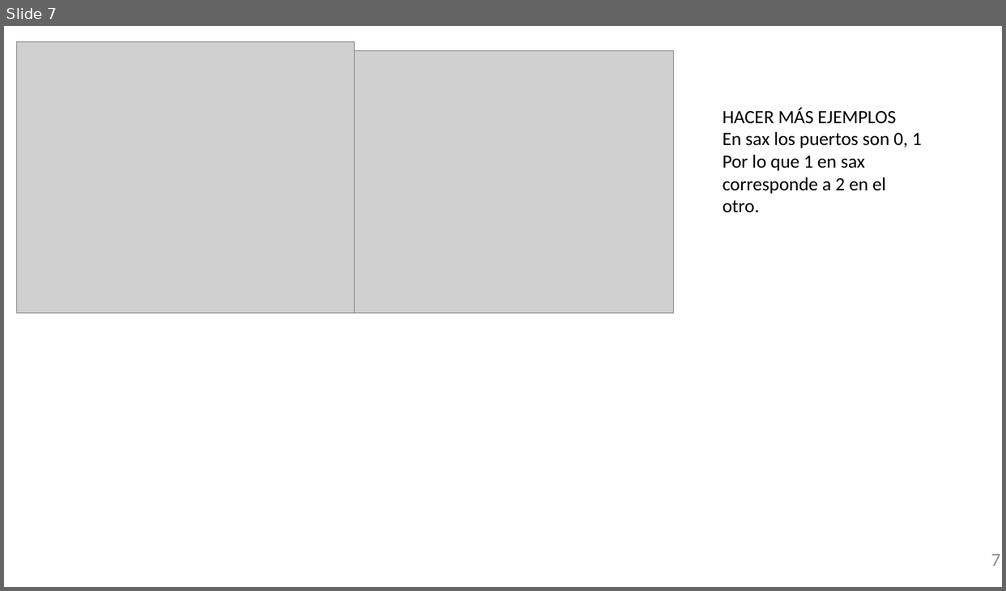
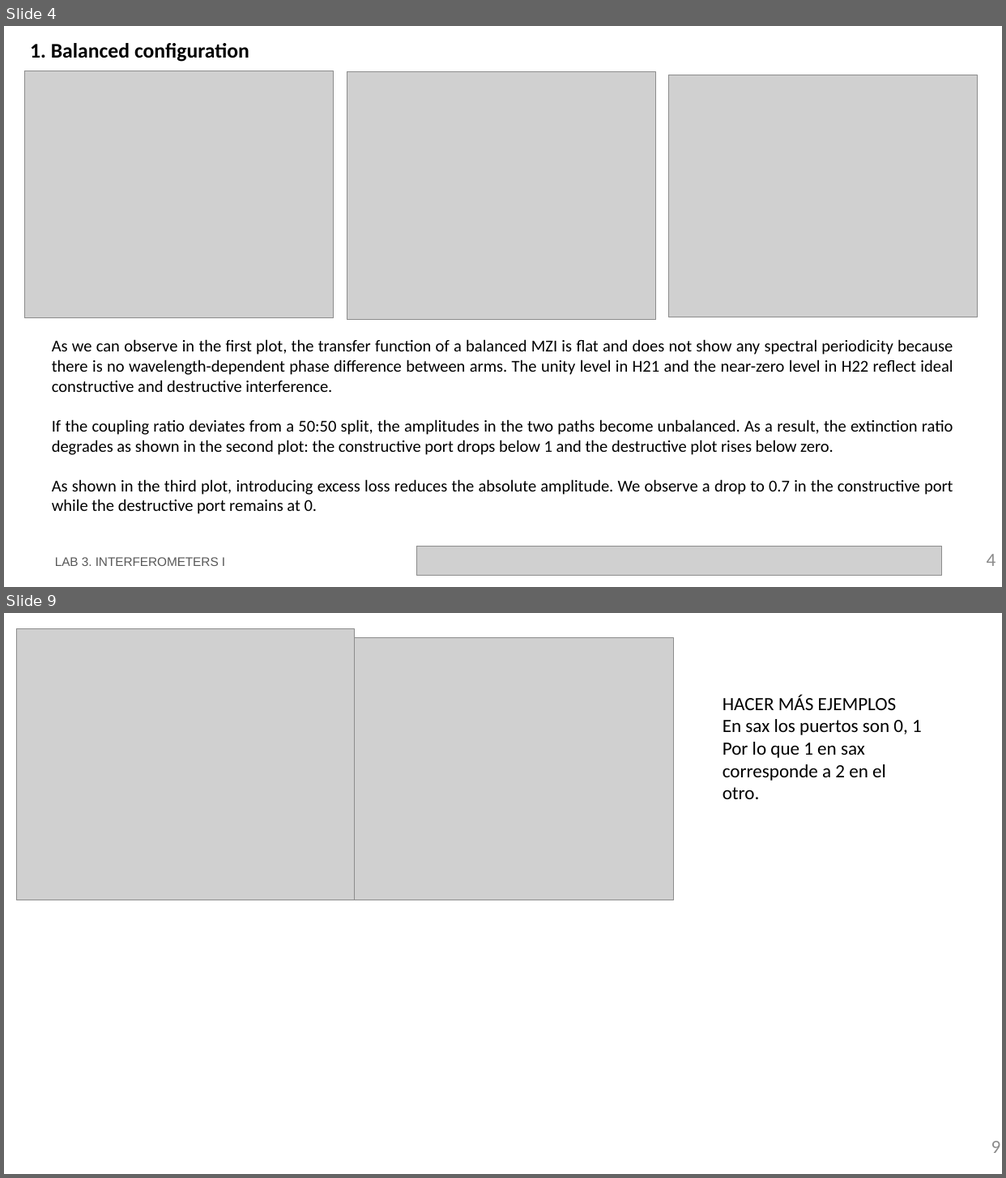
Before and after one commit to mromgar1/pic-upv-lab3, a slide deck: LabBook_3.pptx. Shown one above the other, each under a label of ours: slide 7 before the commit, slides 4 and 9 after it; the slides between them are not shown. The pictures are 1006x591 and 1006x1178 pixels, drawn with LibreOffice and Linux fonts; fonts in the diff are those of the drawing; grey boxes stand for pictures; background and template pictures are left out. Boxes give left, top, right and bottom in pixels: in the first picture for what was removed or moved away, otherwise in the second. Text is boxed around its words. In the diff, an @@ line names an element or a change of style, - is before the commit and + after.

```diff
--- a/LabBook_3.pptx
+++ b/LabBook_3.pptx
@@ slide 4 added at box(4, 26, 1002, 587), background #FFFFFF @@
@@ text added at box(30, 43, 249, 62), 20 pt, text #000000, bold @@
+  1. Balanced configuration
@@ picture added at box(24, 71, 333, 318) @@
@@ picture added at box(347, 71, 655, 319) @@
@@ picture added at box(669, 75, 978, 318) @@
@@ text added at box(52, 339, 953, 514), 16 pt, text #000000 @@
+As we can observe in the first plot, the transfer function of a balanced MZI is flat and does not show any spectral periodicity because there is no wavelength-dependent phase difference between arms. The unity level in H21 and the near-zero level in H22 reflect ideal constructive and destructive interference.
+If the coupling ratio deviates from a 50:50 split, the amplitudes in the two paths become unbalanced. As a result, the extinction ratio degrades as shown in the second plot: the constructive port drops below 1 and the destructive plot rises below zero.
+As shown in the third plot, introducing excess loss reduces the absolute amplitude. We observe a drop to 0.7 in the constructive port while the destructive port remains at 0.
@@ text added at box(55, 557, 225, 566), 12 pt, text #585858 @@
+LAB 3. INTERFEROMETERS I
@@ picture added at box(417, 546, 942, 576) @@
@@ page number added at box(987, 554, 996, 566), 18 pt, text #8C8C8C @@
+4
@@ what was slide 7 is now slide 9 @@
@@ page number at box(991, 1141, 1001, 1153): text changed @@
-7
+9
```
Also in this commit, not shown: 1 slide changed, 1 other slide added.
